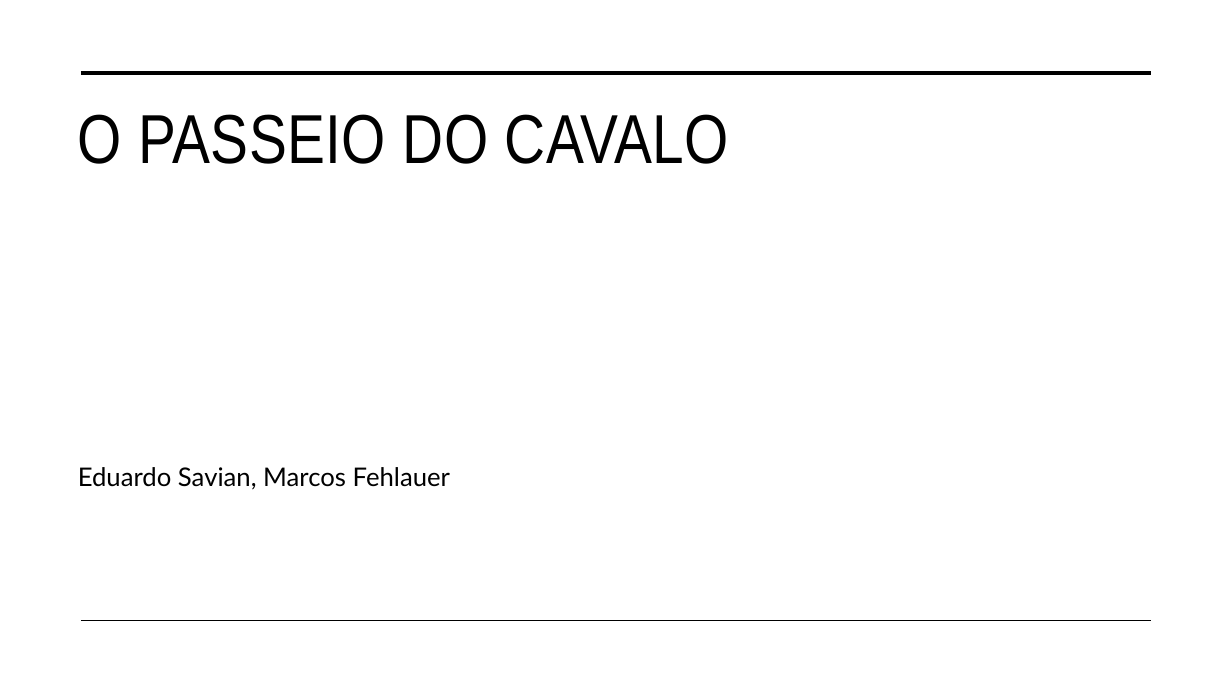
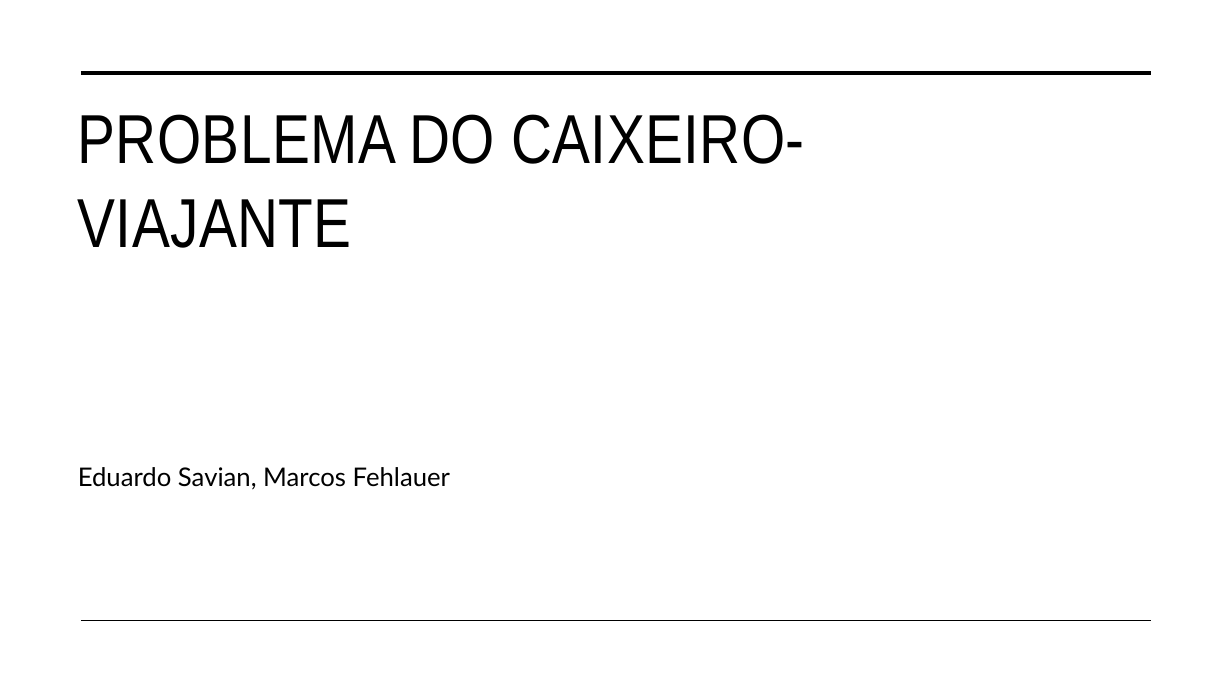
Before and after one commit to eduardosavian/travelling-salesman-genetic-solution, a slide deck: slide 1 of Presentation.pptx. Drawn at 1232x693 pixels with LibreOffice and Linux fonts; fonts in the diff are those of the drawing. Boxes give left, top, right and bottom in pixels: in the first picture for what was removed or moved away, otherwise in the second. Text is boxed around its words. In the diff, an @@ line names an element or a change of style, - is before the commit and + after.

```diff
--- a/Presentation.pptx
+++ b/Presentation.pptx
@@ title at (78,114,804,248): text changed @@
-O PASSEIO DO CAVALO
+PROBLEMA DO CAIXEIRO-VIAJANTE
```
Also in this commit, not shown: 5 other slides changed, 18 slides removed, 2 other files.
